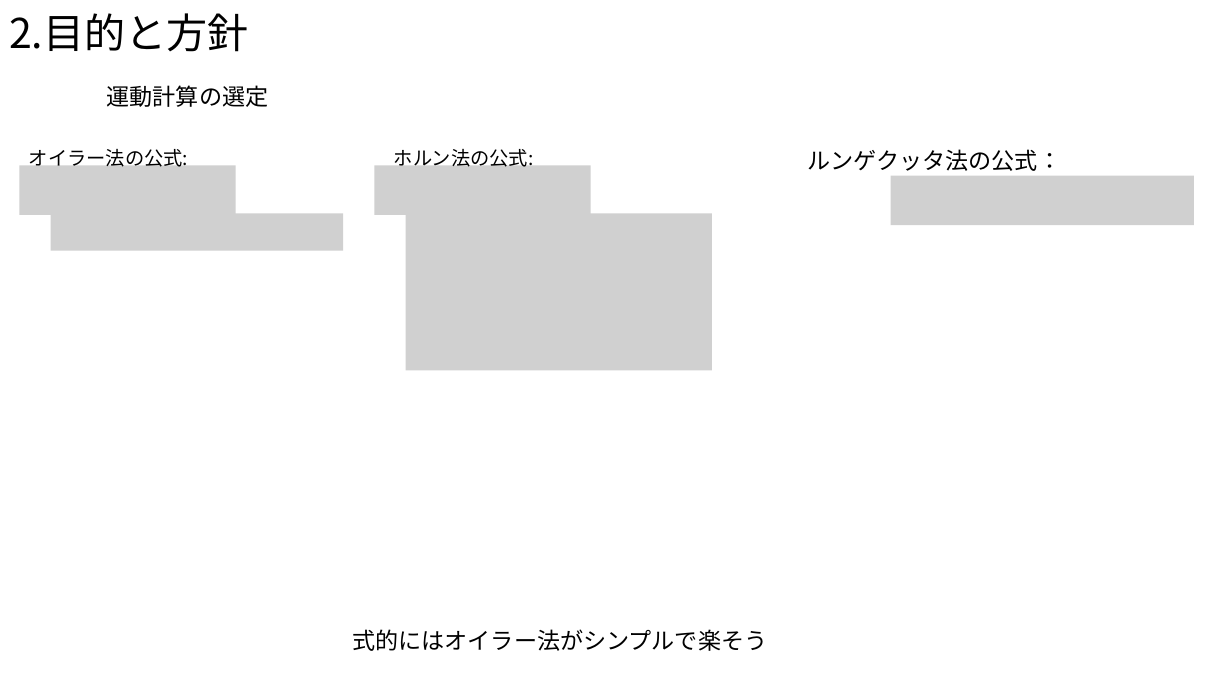
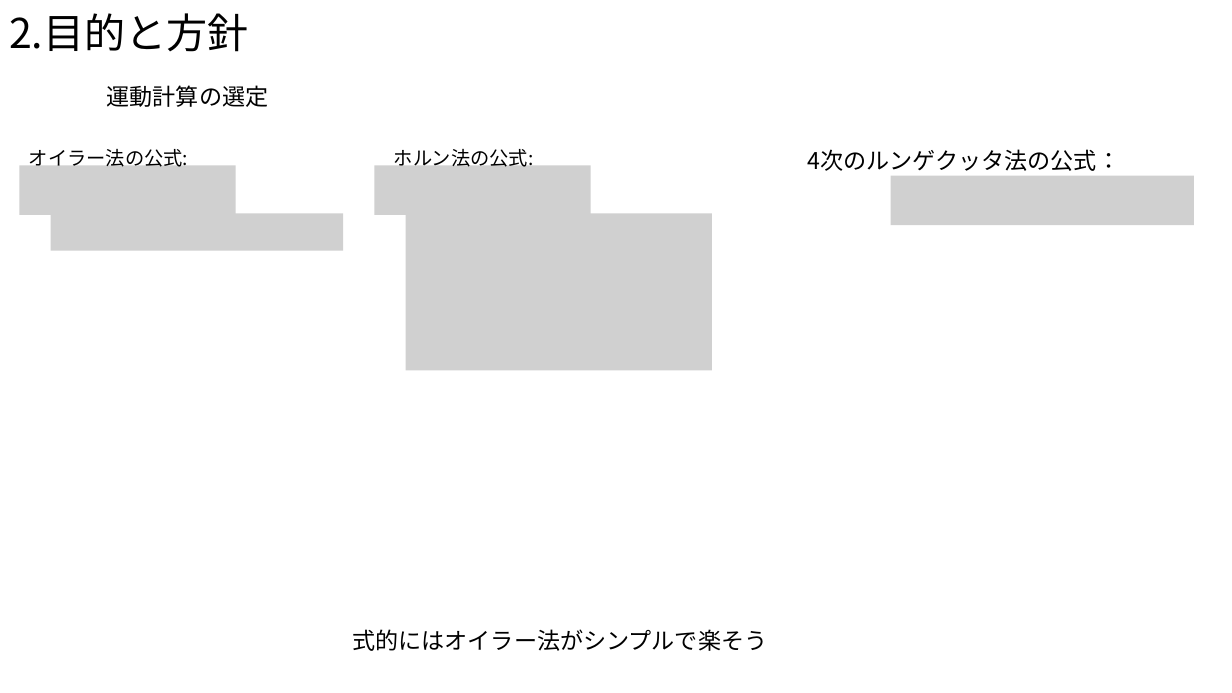
Before and after one commit to Takeuchi-yuya/Ksimulation, a slide deck: slide 7 of docs/中間発表.pptx. Drawn at 1232x693 pixels with LibreOffice and Linux fonts; fonts in the diff are those of the drawing; grey boxes stand for pictures. Boxes give left, top, right and bottom in pixels: in the first picture for what was removed or moved away, otherwise in the second. Text is boxed around its words. In the diff, an @@ line names an element or a change of style, - is before the commit and + after.

```diff
--- a/docs/中間発表.pptx
+++ b/docs/中間発表.pptx
@@ text at box(808, 149, 1121, 171): text changed @@
-ルンゲクッタ法の公式：
+4次のルンゲクッタ法の公式：
```
Also in this commit, not shown: 3 other slides changed.
